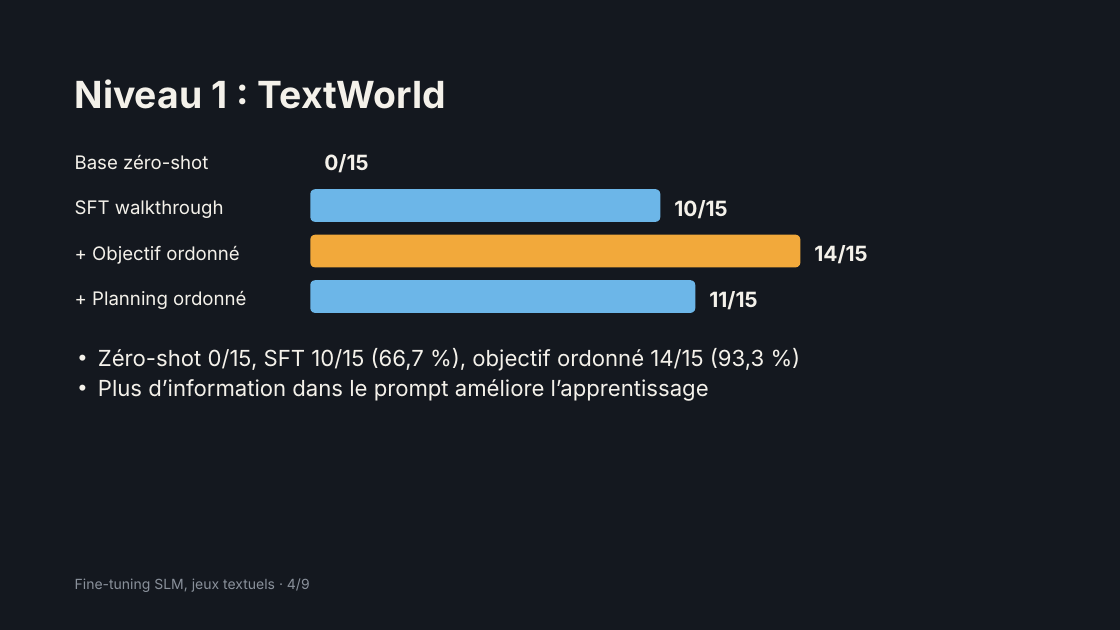
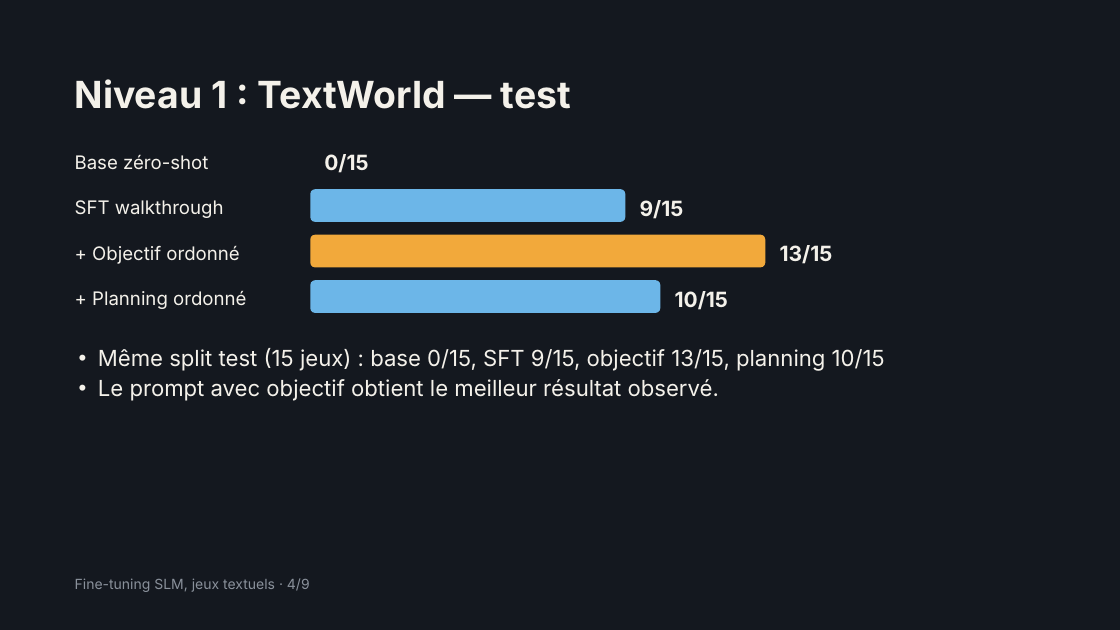
Before and after one commit to TheJollyCrabTheorist/text-game-agent-SLM, a slide deck: slide 4 of report/presentation.pptx. Drawn at 1120x630 pixels with LibreOffice and Linux fonts; fonts in the diff are those of the drawing. Boxes give left, top, right and bottom in pixels: in the first picture for what was removed or moved away, otherwise in the second. Text is boxed around its words. In the diff, an @@ line names an element or a change of style, - is before the commit and + after.

```diff
--- a/report/presentation.pptx
+++ b/report/presentation.pptx
@@ title at (75, 79, 571, 109): text changed @@
-Niveau 1 : TextWorld
+Niveau 1 : TextWorld — test
@@ rounded rectangle: place and size @@
-rounded rectangle at (310, 189, 660, 222)
+rounded rectangle at (310, 189, 625, 222)
@@ text at (640, 200, 684, 219): text changed @@
-10/15
+9/15
@@ rounded rectangle: place and size @@
-rounded rectangle at (310, 234, 800, 267)
+rounded rectangle at (310, 234, 765, 267)
@@ text at (780, 245, 833, 264): text changed @@
-14/15
+13/15
@@ rounded rectangle: place and size @@
-rounded rectangle at (310, 281, 695, 313)
+rounded rectangle at (310, 281, 660, 313)
@@ text at (675, 291, 728, 310): text changed @@
-11/15
+10/15
@@ text at (98, 348, 885, 401): text changed @@
-• Zéro-shot 0/15, SFT 10/15 (66,7 %), objectif ordonné 14/15 (93,3 %)
-• Plus d’information dans le prompt améliore l’apprentissage
+• Même split test (15 jeux) : base 0/15, SFT 9/15, objectif 13/15, planning 10/15
+• Le prompt avec objectif obtient le meilleur résultat observé.
```
Also in this commit, not shown: 7 other slides changed, 22 other files.
